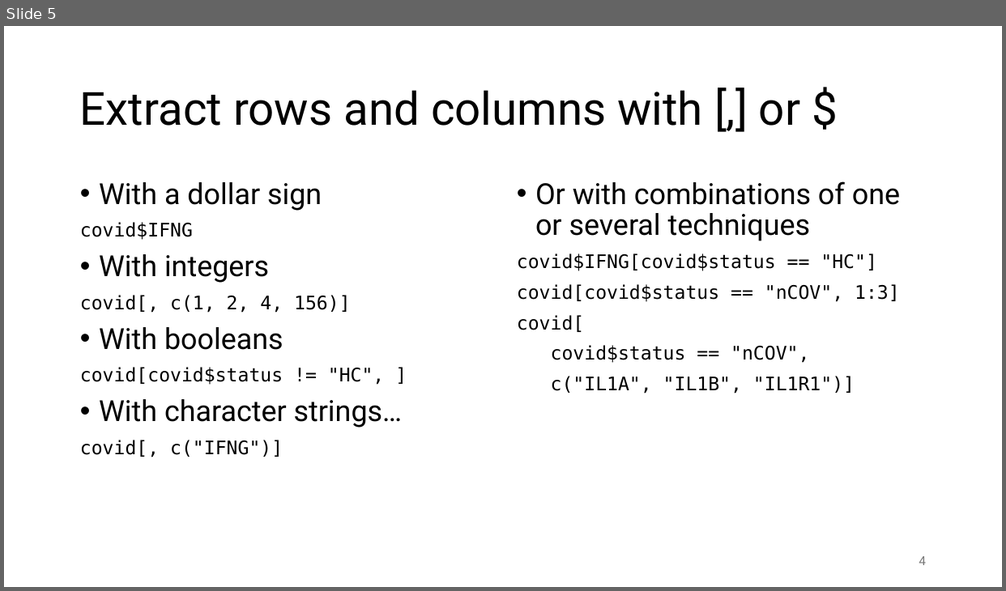
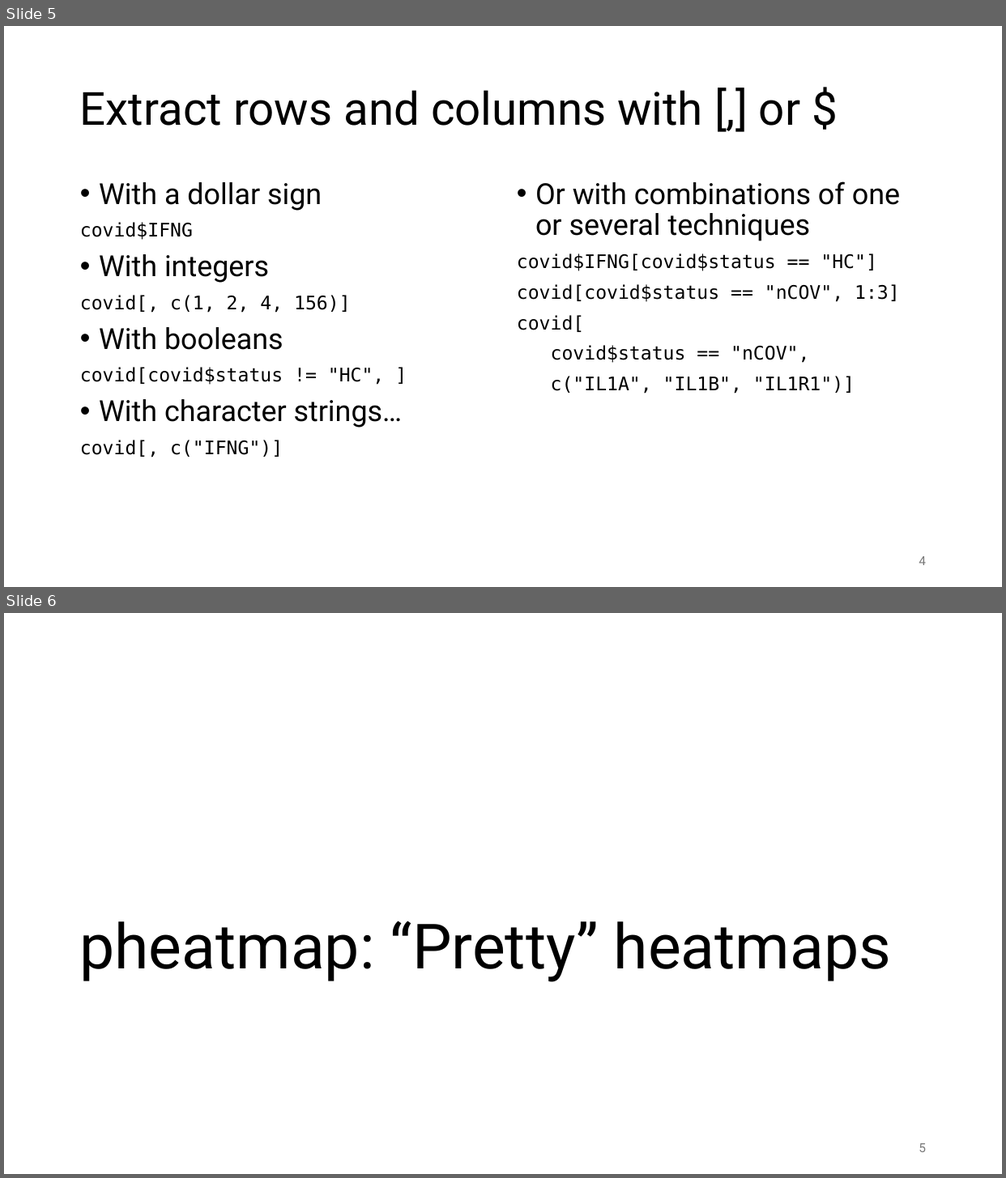
Before and after one commit to IFB-ElixirFr/EBIII_N2, a slide deck: 01R/01_complements.pptx. Shown one above the other, each under a label of ours: slide 5 before the commit, slides 5 and 6 after it. The pictures are 1006x591 and 1006x1178 pixels, drawn with LibreOffice and Linux fonts; fonts in the diff are those of the drawing. Boxes give left, top, right and bottom in pixels: in the first picture for what was removed or moved away, otherwise in the second. Text is boxed around its words. In the diff, an @@ line names an element or a change of style, - is before the commit and + after.

```diff
--- a/01R/01_complements.pptx
+++ b/01R/01_complements.pptx
@@ slide 6 added at <box>4,613,1002,1174</box>, background #FFFFFF @@
@@ title added at <box>79,921,891,982</box>, 60 pt, text #000000 @@
+pheatmap: “Pretty” heatmaps
@@ page number added at <box>918,1144,926,1152</box>, 12 pt, text #797979 @@
+5
```
Also in this commit, not shown: 3 other slides added, 27 other files.
